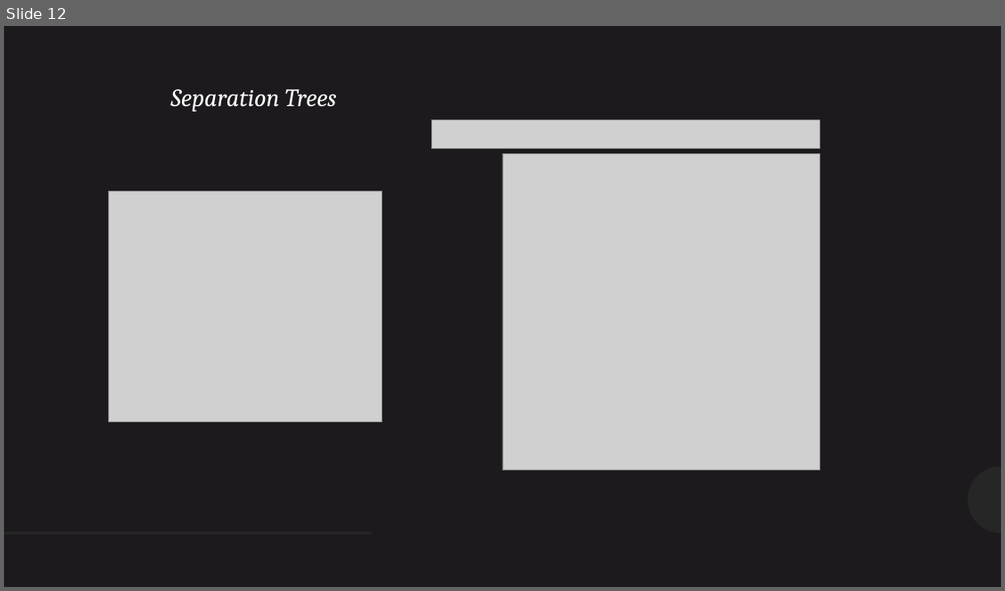
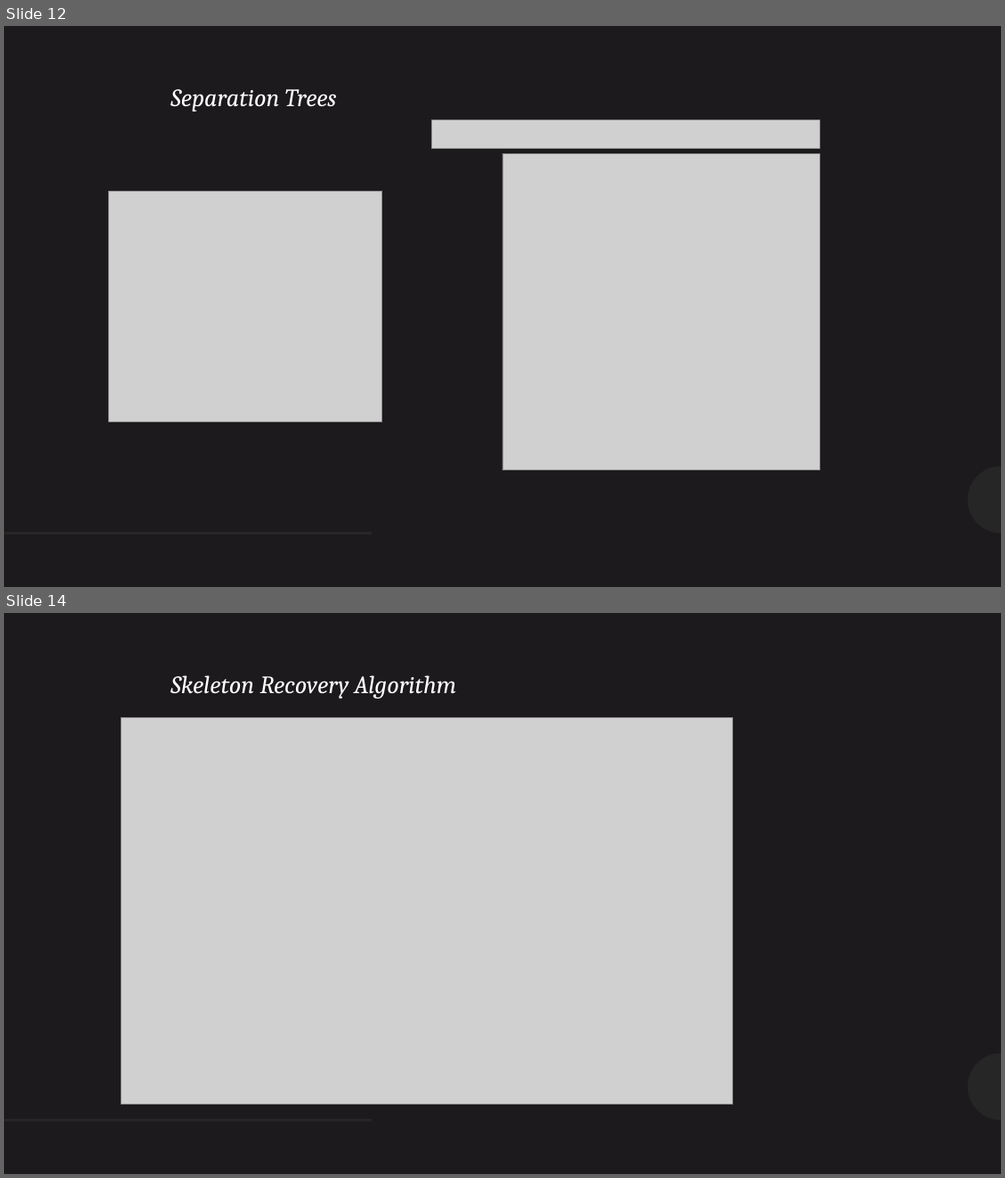
Before and after one commit to DSkrzypiec/LearningChainGraphs, a slide deck: MasterThesisPresentation.pptx. Shown one above the other, each under a label of ours: slide 12 before the commit, slides 12 and 14 after it; the slides between them are not shown. The pictures are 1005x591 and 1005x1178 pixels, drawn with LibreOffice and Linux fonts; fonts in the diff are those of the drawing; grey boxes stand for pictures. Boxes give left, top, right and bottom in pixels: in the first picture for what was removed or moved away, otherwise in the second. Text is boxed around its words. In the diff, an @@ line names an element or a change of style, - is before the commit and + after.

```diff
--- a/MasterThesisPresentation.pptx
+++ b/MasterThesisPresentation.pptx
@@ slide 14 added at (4, 613, 1001, 1174), background #1D1A1D; not listed: 2 template elements that a slide beside it also shows @@
@@ text added at (170, 675, 456, 698), 24 pt, text #FFFFFF, italic @@
+Skeleton Recovery Algorithm
@@ picture added at (121, 718, 733, 1103) @@
```
Also in this commit, not shown: 6 other slides added, 1 other file.
